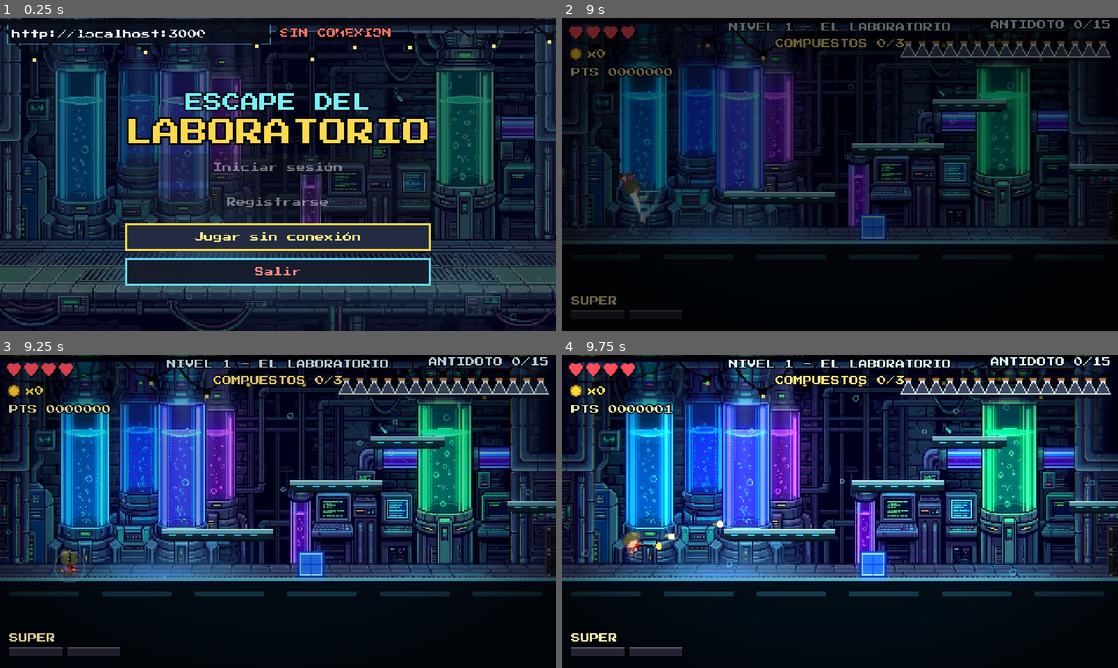
Above: before the commit, frames 1-4 (two rows, left to right).
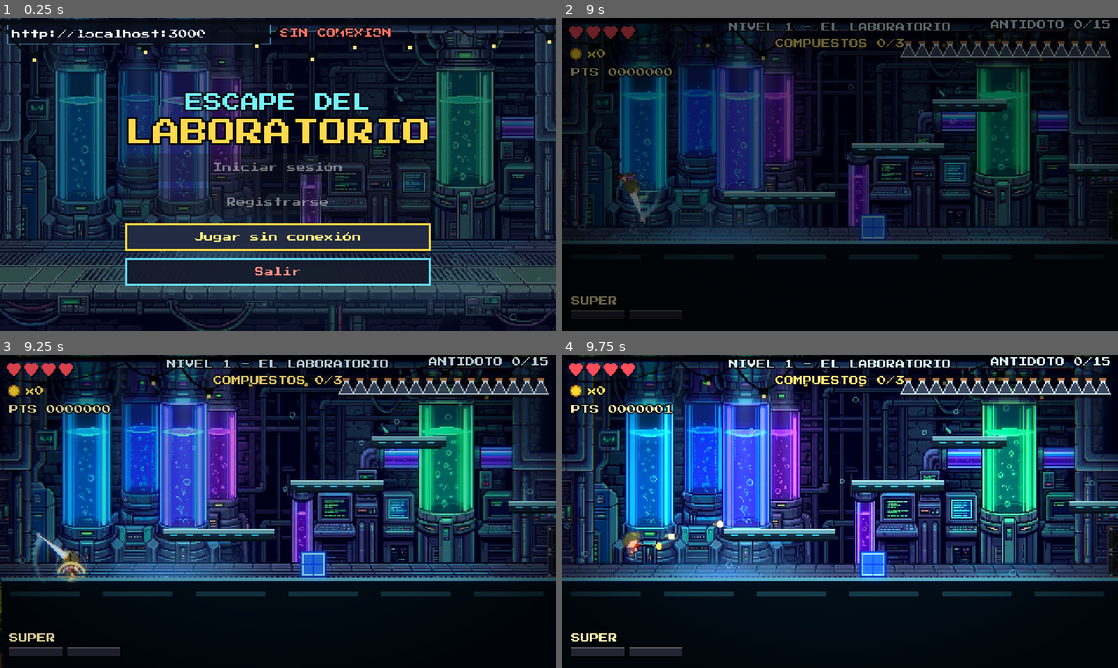
Above: after the commit, the same moments.

Repository: LuisVerduzco822/Escape_del_laboratorio
Game: Godot game, scene res://scenes/LoginScreen.tscn
Same seed, same stepped clock (60 frames per second), same inputs: the game is played once before the commit and once after it.
Inputs (mouse positions are in pixels of both pictures, inside the frame that each line leads up to):
- Up to frame 1 (0.25 s): no input
- Up to frame 2 (9 s): click "Jugar sin conexión" at 0.5 s; click "Jugar sin conexión" at 1.25 s; tap Enter at 2, 8 s; move the mouse to (962, 158) at 2.02 s; hold D (move_right) 2.03-2.75 s; hold Ctrl (lock) 2.03-2.75 s; tap Shift (dash) at 2.1, 6.05 s; click (962, 158) at 2.17 s; tap Space (jump) at 2.27, 2.57, 5.85, 6.02, 6.32, 7.25, 8.75 s; click "JUGAR" at 2.75 s; drag from (728, 190) to (812, 237) at 3.52 s; move the mouse to (895, 105) at 4.27 s; hold D (move_right) 4.28-5 s; hold J (shoot) 4.28-5 s; tap K (super) at 4.55 s; drag from (812, 237) to (673, 127) at 5.02 s; move the mouse to (1006, 221) at 5.77 s; hold A (move_left) 5.78-6.5 s; tap Escape (pause) at 6.4 s; drag from (673, 127) to (756, 96) at 6.52 s; move the mouse to (867, 174) at 7.27 s; hold Down (ui_down) 7.28-8 s; hold J (shoot) 7.28-8 s; tap W (aim_up) at 7.35 s; click (867, 174) at 7.42 s; drag from (756, 96) to (728, 190) at 8.02 s; move the mouse to (962, 158) at 8.77 s; hold Up (ui_up) from 8.78 s (still down); hold Ctrl (lock) from 8.78 s (still down)
- Up to frame 3 (9.25 s): keep holding Up (ui_up); keep holding Ctrl (lock); tap Space (jump) at 9.02, 9.05 s
- Up to frame 4 (9.75 s): tap Space (jump) at 9.32 s; release Up (ui_up) at 9.5 s; release Ctrl (lock) at 9.5 s; drag from (728, 527) to (812, 574) at 9.52 s

Frames 1-2 are identical in both runs. In frame 3, 24% of the frame differs, in the area x 0-100%, y 0-100%; in frame 4, 1.9%.

Commit message:
Eliminar a todos los enemigos para entrar con el jefe y tajo al aterrizar tras el salto doble

Diff:
--- a/game/scripts/Boss.gd
+++ b/game/scripts/Boss.gd
@@ -160,10 +160,12 @@
 var sp := 1.0
 var ox := 0.0
 var attack_rng := RandomNumberGenerator.new()
+var move_rng := RandomNumberGenerator.new()   # cambios de puesto: aparte, para no alterar la secuencia de ataques guardada
 
 
 func _ready() -> void:
 	attack_rng.randomize()
+	move_rng.randomize()
 	add_to_group("boss")
 	z_index = -10
 	ox = level.arena_x if level else 0.0
@@ -308,6 +310,7 @@
 	busy = false
 	moving = false
 	rest = 1.0
+	position = home   # la entrada termina en su puesto de combate, venga del lado que venga
 	level.capture_boss_checkpoint.call_deferred()
 
 
@@ -499,7 +502,7 @@
 const SELF_MOVING := ["slam", "chomp", "charge", "blink", "strafe", "dive", "abduct"]
 
 func _relocate(a: String) -> void:
-	if attack_rng.randf() > 0.8:
+	if move_rng.randf() > 0.8:
 		return
 	var options: Array = []
 	var player_x := _target().x
@@ -508,7 +511,7 @@
 			options.append(st_pos)
 	if options.is_empty():
 		return
-	home = options[attack_rng.randi() % options.size()]
+	home = options[move_rng.randi() % options.size()]
 	if a in SELF_MOVING:
 		return   # esos ataques ya se mueven solos y terminan volviendo a `home`
 	tw.tween_callback(func(): moving = true)
--- a/game/scripts/HUD.gd
+++ b/game/scripts/HUD.gd
@@ -135,7 +135,10 @@
 			UI.text(self, "%s - %s" % [d["tag"], d["name"]], 240, 12, 8, Color(0.85, 0.95, 1.0), 1)
 			var got := GameManager.level_ingredients(L.index)
 			if L.scrolling:
-				UI.text(self, "COMPUESTOS %d/3" % got, 240, 26, 8, Color(1, 0.9, 0.5), 1)
+				if L.purge_active():
+					UI.text(self, "ELIMINA A LOS ENEMIGOS: %d" % L.enemies_left(), 240, 26, 8, Color(1.0, 0.6, 0.4), 1)
+				else:
+					UI.text(self, "COMPUESTOS %d/3" % got, 240, 26, 8, Color(1, 0.9, 0.5), 1)
 			elif L.collect_left() > 0.0:
 				UI.text(self, "JEFE EN %s   INGREDIENTES %d/3" % [GameManager.format_time(L.collect_left()), got], 240, 26, 8, Color(1, 0.9, 0.5), 1)
 			elif got < 3:
--- a/game/scripts/Level.gd
+++ b/game/scripts/Level.gd
@@ -43,6 +43,7 @@
 var scrolling := false
 var gate: StaticBody2D
 var gate_open := false
+var purge_shown := false   # aviso "elimina a los enemigos" mostrado
 var restore_data := {}
 var boss_checkpoint := {}
 var horde_remaining := 0
@@ -230,15 +231,29 @@
 	for slot in 3:
 		var light := Color(0.3, 1.0, 0.55) if GameManager.ingredients[index * 3 + slot] else Color(0.6, 0.2, 0.15)
 		draw_circle(Vector2(arena_x - 30, 78 + slot * 16), 4, light)
-	var label := "CERRADO" if reached_boss else ("ABIERTO" if gate_open else "3 COMPUESTOS")
+	var label := "CERRADO" if reached_boss else ("ABIERTO" if gate_open else ("ELIMINA ENEMIGOS: %d" % enemies_left() if GameManager.level_ingredients(index) == 3 else "3 COMPUESTOS"))
 	draw_rect(Rect2(arena_x - 190, 101, 160, 18), Color(0.03, 0.07, 0.1, 0.9))
 	UI.text(self, label, arena_x - 110, 114, 8, col, 1)
 
 
+# Enemigos vivos (los que están apareciendo cuentan; los que ya murieron no).
+func enemies_left() -> int:
+	var n := 0
+	for e in get_tree().get_nodes_in_group("enemy"):
+		if not e.is_queued_for_deletion() and not e.get("dead"):
+			n += 1
+	return n
+
+
+func purge_active() -> bool:
+	return scrolling and not is_tutorial and not reached_boss and GameManager.level_ingredients(index) == 3 and not gate_open
+
+
 func _sync_gate() -> void:
 	if not scrolling:
 		return
-	gate_open = GameManager.level_ingredients(index) == 3
+	# Para entrar con el jefe hay que reunir los 3 compuestos Y eliminar a todos los enemigos.
+	gate_open = GameManager.level_ingredients(index) == 3 and (is_tutorial or enemies_left() == 0)
 	gate.collision_layer = 1 if reached_boss or not gate_open else 0
 	queue_redraw()
 
@@ -409,6 +424,9 @@
 			AudioManager.sfx("confirm", -6.0)
 		if gate_open and player.position.x >= arena_x + 32.0:
 			_begin_warn()
+			return
+		if GameManager.level_ingredients(index) == 3 and not is_tutorial:
+			_purge(delta)
 			return
 		# Encounters left far behind must not exhaust the active enemy limit.
 		for enemy in get_tree().get_nodes_in_group("enemy"):
@@ -512,6 +530,23 @@
 				add_enemy("spore", Vector2(front - 60.0 - i * 20.0, -10.0), {"speed": 65.0, "hp": 2.0, "dir": -1})
 
 
+# Con los 3 compuestos ya no aparecen más enemigos: hay que eliminar a los que quedan para abrir el paso al jefe.
+func _purge(_delta: float) -> void:
+	if not purge_shown:
+		purge_shown = true
+		if enemies_left() > 0:
+			Fx.popup(self, "ELIMINA A TODOS LOS ENEMIGOS", player.position + Vector2(0, -34), Color(1.0, 0.6, 0.4))
+			AudioManager.sfx("warn", -6.0, 1.2)
+	# Los que se quedaron lejos vuelven a entrar por el borde de la pantalla, para no dejar a nadie fuera de alcance.
+	for enemy in get_tree().get_nodes_in_group("enemy"):
+		if enemy.is_queued_for_deletion() or absf(enemy.position.x - player.position.x) <= Cfg.W + 60.0:
+			continue
+		var front := minf(arena_x - 30.0, view_left + Cfg.W - 24.0)
+		enemy.position.x = front
+		enemy.bound_l = maxf(10.0, front - 360.0)
+		enemy.bound_r = arena_x - 20.0
+
+
 func _spawn_robot(p: float) -> void:
 	if not _can_spawn():
 		return
--- a/game/scripts/Player.gd
+++ b/game/scripts/Player.gd
@@ -44,6 +44,11 @@
 var abduct_x := 0.0
 var flip_hit := {}   # enemigos ya cortados en esta vueltereta
 const SWORD_REACH := 30.0
+const SLAM_TIME := 0.32
+const SLAM_RANGE := 50.0
+var air_flipped := false   # hizo salto doble y aún no ha tocado el suelo
+var slam_t := 0.0
+var slam_face := 1
 var flip_dir := 1
 var fire_cd := 0.0
 var coyote := 0.0
@@ -121,6 +126,7 @@
 	if weapon_power_t > 0.0 and get_parent().can_use_powerups():
 		weapon_power_t = maxf(0.0, weapon_power_t - delta)
 	flash_t = maxf(0.0, flash_t - delta)
+	slam_t = maxf(0.0, slam_t - delta)
 	parry_flash = maxf(0.0, parry_flash - delta)
 	buffer = maxf(0.0, buffer - delta)
 	if drop_t > 0.0:
@@ -143,6 +149,9 @@
 		coyote = COYOTE
 		air_dash = true
 		air_jumps = 1
+		if air_flipped:
+			air_flipped = false
+			_landing_slash()
 	else:
 		coyote = maxf(0.0, coyote - delta)
 
@@ -213,6 +222,7 @@
 	flip_t = FLIP_TIME
 	flip_dir = facing
 	flip_hit.clear()
+	air_flipped = true
 	Telemetry.count("jumps")
 	Telemetry.event("double_jump", _where({}))
 	action_performed.emit("double_jump")
@@ -223,6 +233,7 @@
 
 func _start_dash(ax: float) -> void:
 	flip_t = 0.0
+	air_flipped = false   # un dash cancela el tajo de aterrizaje
 	dash_t = DASH_TIME
 	dash_cd = DASH_CD
 	dash_dir = facing if ax == 0.0 else (1 if ax > 0.0 else -1)
@@ -374,6 +385,32 @@
 			if boss.take_damage(6.0):
 				Fx.burst(get_parent(), c, Color(0.85, 0.97, 1.0), 8, 90.0, 0.3, 2.0)
 				Fx.hitstop(0.05)
+
+
+# Tajo de aterrizaje: tras un salto doble, al caer la espada golpea el suelo y elimina a los enemigos
+# que están en el piso a su alcance (también rompe cajas azules y destruye balas de robot).
+func _landing_slash() -> void:
+	slam_t = SLAM_TIME
+	slam_face = facing
+	var feet := global_position + Vector2(0, 12)
+	for e in get_tree().get_nodes_in_group("enemy"):
+		if not e.has_method("take_damage"):
+			continue
+		var d: Vector2 = e.global_position - feet
+		if absf(d.x) <= SLAM_RANGE and d.y > -34.0 and d.y < 14.0:
+			e.take_damage(3.0)
+			Fx.burst(get_parent(), e.global_position, Color(1.0, 0.95, 0.6), 7, 90.0, 0.3, 2.0)
+	for h in get_tree().get_nodes_in_group("hazard"):
+		if h.get("shootable") == true and absf(h.global_position.x - feet.x) <= SLAM_RANGE and h.global_position.y > feet.y - 40.0:
+			h.take_damage(1.0)
+	for b in get_tree().get_nodes_in_group("box"):
+		if b.has_method("take_damage") and absf(b.global_position.x - feet.x) <= SLAM_RANGE * 0.8 and absf(b.global_position.y - feet.y) < 26.0:
+			b.take_damage(2.0)
+	Fx.burst(get_parent(), feet, Color(1.0, 0.92, 0.7, 0.9), 12, 110.0, 0.35, 2.0)
+	Fx.shake(2.0, 0.15)
+	Fx.hitstop(0.04)
+	AudioManager.sfx("boom", -10.0, 1.3)
+	Telemetry.event("landing_slash", _where({}))
 
 
 func bounce() -> void:
@@ -462,21 +499,39 @@
 
 # Espada: empuñadura en el cuerpo, hoja plateada con filo brillante y un arco de corte detrás.
 func _draw_sword(angle: float) -> void:
-	var c := sprite.position
+	_draw_blade(sprite.position, angle, SWORD_REACH, clampf(flip_t / FLIP_TIME * 3.0, 0.0, 1.0), flip_dir)
+
+
+func _draw_blade(c: Vector2, angle: float, reach: float, fade: float, spin_dir: int) -> void:
 	var dir := Vector2.RIGHT.rotated(angle)
 	var side := dir.orthogonal()
-	var fade := clampf(flip_t / FLIP_TIME * 3.0, 0.0, 1.0)
 	for k in 5:
-		var a0 := angle - flip_dir * (0.25 + k * 0.28)
-		draw_arc(c, SWORD_REACH - 2.0 - k, minf(a0, angle), maxf(a0, angle), 8, Color(0.7, 0.95, 1.0, (0.45 - k * 0.08) * fade), 3.0)
+		var a0 := angle - spin_dir * (0.25 + k * 0.28)
+		draw_arc(c, reach - 2.0 - k, minf(a0, angle), maxf(a0, angle), 8, Color(0.7, 0.95, 1.0, (0.45 - k * 0.08) * fade), 3.0)
 	var guard := c + dir * 6.0
 	draw_line(c + dir * 2.0, guard, Color(0.45, 0.3, 0.2), 2.5)
 	draw_line(guard - side * 3.5, guard + side * 3.5, Color(0.9, 0.75, 0.3), 2.0)
-	var blade_end := c + dir * SWORD_REACH
+	var blade_end := c + dir * reach
 	var blade := PackedVector2Array([guard + side * 3.2, blade_end, guard - side * 3.2])
 	draw_colored_polygon(blade, Color(0.82, 0.9, 1.0))
 	draw_line(guard, blade_end, Color(1, 1, 1, 0.95), 1.0)
 	draw_circle(blade_end, 2.0, Color(1, 1, 1, 0.6 * fade))
+
+
+# Tajo de aterrizaje: la espada baja en arco hasta el suelo y una onda se expande por el piso.
+func _draw_slam() -> void:
+	var p := 1.0 - slam_t / SLAM_TIME
+	var f := float(slam_face)
+	var c := sprite.position + Vector2(0, 2)
+	var a0 := -PI * 0.5 - f * 0.9
+	var a1 := (0.25 if f > 0.0 else PI - 0.25)
+	var ang := lerpf(a0, a1, minf(1.0, p * 1.8))
+	_draw_blade(c, ang, 36.0, 1.0 - p, int(f))
+	var r := 12.0 + p * (SLAM_RANGE - 6.0)
+	var fade := 1.0 - p
+	draw_arc(Vector2(0, 12), r, PI + 0.25, TAU - 0.25, 16, Color(1.0, 0.95, 0.7, 0.85 * fade), 2.5)
+	draw_arc(Vector2(0, 12), r * 0.7, PI + 0.4, TAU - 0.4, 12, Color(1, 1, 1, 0.6 * fade), 1.5)
+	draw_line(Vector2(-r, 12), Vector2(r, 12), Color(1.0, 0.9, 0.6, 0.5 * fade), 1.5)
 
 
 func _draw() -> void:
@@ -505,6 +560,8 @@
 	draw_set_transform(Vector2.ZERO)
 	if fire_cd > FIRE_RATE - 0.06:
 		draw_circle(tip + aim * 3.0, 3.0, Color(1.0, 0.95, 0.5, 0.9))
+	if slam_t > 0.0:
+		_draw_slam()
 	if flip_t > 0.0:
 		# Estela de la vuelta: arcos que se desvanecen detrás del giro.
 		var p := 1.0 - flip_t / FLIP_TIME
--- /dev/null
+++ b/game/tests/purge_slash_test.gd
@@ -0,0 +1,88 @@
+extends SceneTree
+
+# Hay que eliminar a todos los enemigos para pasar al jefe, y el tajo de aterrizaje tras el salto doble.
+#   godot --headless --fixed-fps 120 --path game --script res://tests/purge_slash_test.gd
+var failures := 0
+var level
+var gm
+
+func _initialize() -> void:
+	_run.call_deferred()
+
+func check(ok: bool, label: String) -> void:
+	if ok:
+		print("PASS: " + label)
+	else:
+		failures += 1
+		push_error(label)
+
+func frames(n: int) -> void:
+	for i in n:
+		await physics_frame
+		await process_frame
+
+func tap(action: String) -> void:
+	Input.action_press(action)
+	await frames(2)
+	Input.action_release(action)
+
+func _run() -> void:
+	if not OS.get_user_data_dir().contains(".save-check"):
+		push_error("Use APPDATA inside the workspace .save-check directory")
+		quit(1)
+		return
+	root.get_node("Database").start_offline()
+	gm = root.get_node("GameManager")
+	gm.reset_run()
+	gm.god = true
+	level = load("res://scripts/Level.gd").new()
+	level.index = 0
+	root.add_child(level)
+	current_scene = level
+	await frames(30)
+	level.next_ambush = 1e9
+	for k in level.cd:
+		level.cd[k] = 9999.0
+	# --- Paso al jefe: 3 compuestos + enemigos eliminados ---
+	for i in 3:
+		gm.ingredients[i] = true
+	level.add_enemy("bat", Vector2(level.player.position.x + 120.0, 100.0), {"speed": 0.0, "hp": 2.0})
+	await frames(80)   # termina de aparecer
+	level._sync_gate()
+	check(level.enemies_left() == 1, "A living enemy is counted")
+	check(not level.gate_open and level.purge_active(), "Three compounds are not enough while enemies remain")
+	check(level.gate.collision_layer == 1, "The passage stays blocked")
+	level.clear_threats()
+	await frames(4)
+	level._sync_gate()
+	check(level.enemies_left() == 0 and level.gate_open, "Eliminating every enemy opens the passage")
+	# --- Tajo de aterrizaje ---
+	level.player.position = Vector2(300, 170)
+	level.player.velocity = Vector2.ZERO
+	await frames(20)
+	await tap("jump")
+	await frames(10)
+	var on_floor_enemy = level.add_enemy("fireball", Vector2(level.player.global_position.x + 20.0, 183.0), {"speed": 0.0, "hp": 1.0})
+	on_floor_enemy.age = 1.0
+	var high_enemy = level.add_enemy("bat", Vector2(level.player.global_position.x + 20.0, 60.0), {"speed": 0.0, "hp": 5.0})
+	high_enemy.age = 1.0
+	await tap("jump")
+	check(level.player.air_flipped, "The double jump arms the landing slash")
+	var slashed := false
+	for i in 200:
+		await frames(1)
+		if level.player.slam_t > 0.0:
+			slashed = true
+			break
+	check(slashed, "Landing after the double jump triggers the slash")
+	await frames(3)
+	check(not is_instance_valid(on_floor_enemy) or on_floor_enemy.is_queued_for_deletion(), "The slash eliminates a ground enemy")
+	check(is_instance_valid(high_enemy) and not high_enemy.is_queued_for_deletion(), "Enemies in the air are not hit by the slash")
+	# un salto normal no hace tajo
+	await frames(40)
+	var before: float = level.player.slam_t
+	await tap("jump")
+	await frames(60)
+	check(level.player.slam_t == 0.0 and not level.player.air_flipped, "A normal jump lands without slashing")
+	print("PURGE/SLASH TESTS: %d failures" % failures)
+	quit(1 if failures > 0 else 0)
--- a/game/tests/save_game_test.gd
+++ b/game/tests/save_game_test.gd
@@ -115,6 +115,7 @@
 	level.boss._pick_attack()
 	check(level.boss.last_attack == attack, "Reload repeats the same first attack")
 	level.boss._stop_attack()
+	var prev0: String = level.boss.prev_attack
 	var sequence := []
 	for i in 12:
 		level.boss._pick_attack()
@@ -124,6 +125,7 @@
 	level.boss.attack_rng.seed = boss_save.boss.rng_seed
 	level.boss.attack_rng.state = boss_save.boss.rng_state
 	level.boss.last_attack = boss_save.boss.last_attack
+	level.boss.prev_attack = prev0   # el repertorio es más largo: el ataque anterior al anterior también cuenta
 	level.boss._pick_attack()
 	level.boss._stop_attack()
 	var replay := []
--- a/game/tests/scrolling_level_test.gd
+++ b/game/tests/scrolling_level_test.gd
@@ -46,6 +46,12 @@
 	level.player.velocity = Vector2.ZERO
 	await frames(4)
 	check(gm.ingredients[index * 3 + slot], "Compound %d of level %d is collected by touching it" % [slot + 1, index + 1])
+
+# Para entrar con el jefe hay que eliminar a todos los enemigos; aquí se despejan para probar el recorrido.
+func clear_enemies() -> void:
+	level.clear_threats()
+	await frames(4)
+
 
 func enter_arena() -> void:
 	Input.action_press("move_right")
@@ -156,6 +162,7 @@
 	await grab(0, 2)
 	check(gm.level_ingredients(0) == 3, "All compounds collected by touching them")
 	await frames(2)
+	await clear_enemies()
 	check(level.gate_open and level.gate.collision_layer == 0 and not level.reached_boss, "Three compounds open the passage without remotely starting the boss")
 	check(level.collect_t < float(level.data["collect_time"]), "Unlocking does not require waiting for the old timer")
 	await picture("scroll-gate-open")
@@ -287,6 +294,7 @@
 	await grab(index, 1)
 	await grab(index, 2)
 	await frames(3)
+	await clear_enemies()
 	check(gm.level_ingredients(index) == 3 and level.gate_open and level.gate.collision_layer == 0, "All three compounds unlock this passage")
 	check(not level.reached_boss and level.collect_t < float(level.data["collect_time"]), "Collecting does not remotely trigger the boss or require the old timer")
 	var unlocked: Dictionary = saves.capture(level)
Not shown, changed: README.md
